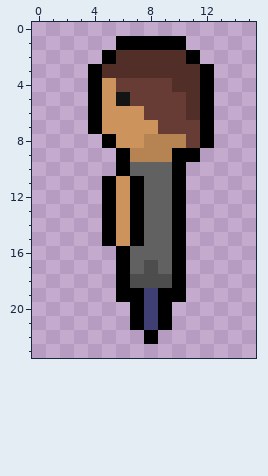
Two states of a pixel-art sprite, entities/player/player_left.png. Above: the version before the commit.
The file is 16x24 pixels.
Once edited:
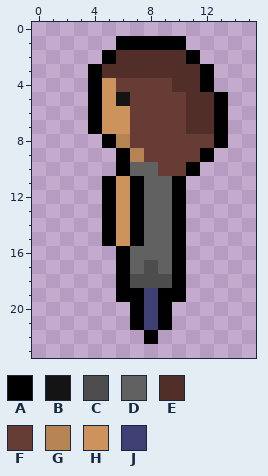
Palette (. is transparent): A #000000  B #141414  C #4d4d4d  D #616161  E #522e28  F #663c35  G #b58452  H #cc945c  J #3f3f74
The commit says: hotbar ids are 0, 1, 2, 3; update player sprite a bit
The exact change:
y 5: x 12..13 A. -> EA
y 6: x 7 H -> F; x 12..13 A. -> EA
y 7: x 7..8 HH -> FF; x 11..13 FA. -> EEA
y 8: x 6..10 HHGGG -> GFFFF; x 12..13 A. -> FA
y 9: x 8..12 GGAA. -> FFFFA
y 10: x 9..11 DA. -> FFA
Where, in picture pixels (left, top, right, bottom), the same in both pictures:
changed: (116, 92, 228, 176)
